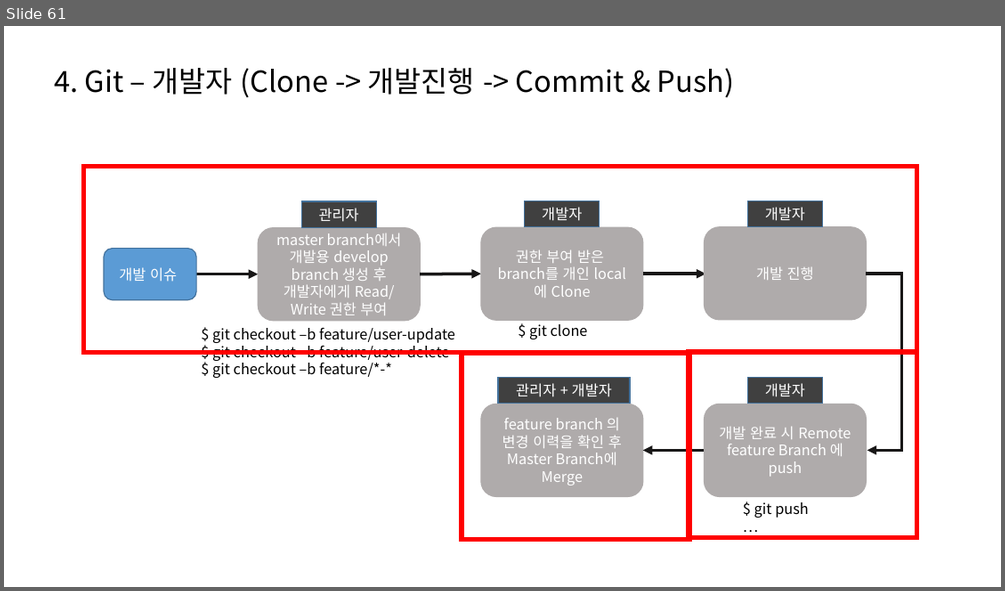
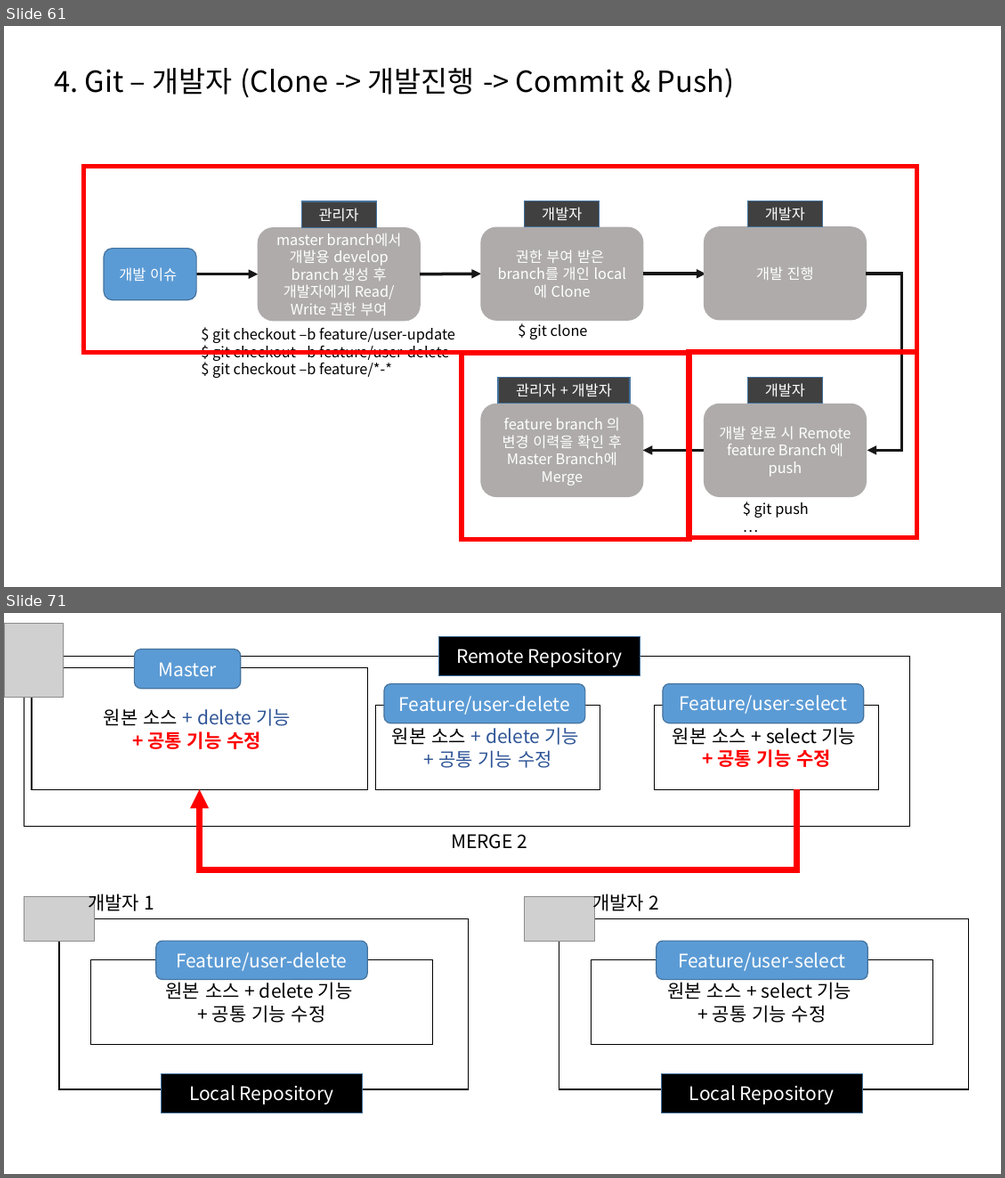
Before and after one commit to SungIn-Shin/git_powerpoint, a slide deck: git_from_the_hell.pptx. Shown one above the other, each under a label of ours: slide 61 before the commit, slides 61 and 71 after it; the slides between them are not shown. The pictures are 1005x591 and 1005x1178 pixels, drawn with LibreOffice and Linux fonts; fonts in the diff are those of the drawing; grey boxes stand for pictures. Boxes give left, top, right and bottom in pixels: in the first picture for what was removed or moved away, otherwise in the second. Text is boxed around its words. In the diff, an @@ line names an element or a change of style, - is before the commit and + after.

```diff
--- a/git_from_the_hell.pptx
+++ b/git_from_the_hell.pptx
@@ slide 71 added at (x1=4, y1=613, x2=1001, y2=1174), background #FFFFFF @@
@@ picture added at (x1=5, y1=624, x2=64, y2=697) @@
@@ rectangle added at (x1=438, y1=636, x2=640, y2=676), fill #000000, outline #43739E 1 pt, 18 pt, text #FFFFFF @@
+Remote Repository
@@ rectangle added at (x1=24, y1=656, x2=910, y2=826), outline #000000 1 pt @@
@@ rounded rectangle added at (x1=134, y1=649, x2=241, y2=689), fill #5B9BD5, outline #43739E 1 pt, 18 pt, text #FFFFFF @@
+Master
@@ rectangle added at (x1=32, y1=668, x2=367, y2=789), outline #000000 1 pt, 18 pt, text #2F5597 @@
+원본 소스 + delete 기능
++ 공통 기능 수정
@@ rounded rectangle added at (x1=384, y1=684, x2=585, y2=723), fill #5B9BD5, outline #43739E 1 pt, 18 pt, text #FFFFFF @@
+Feature/user-delete
@@ rounded rectangle added at (x1=663, y1=684, x2=864, y2=723), fill #5B9BD5, outline #43739E 1 pt, 18 pt, text #FFFFFF @@
+Feature/user-select
@@ rectangle added at (x1=376, y1=705, x2=600, y2=789), outline #000000 1 pt, 18 pt, text #2F5597 @@
+원본 소스 + delete 기능
++ 공통 기능 수정
@@ rectangle added at (x1=655, y1=705, x2=879, y2=789), outline #000000 1 pt, 18 pt, text #000000 @@
+원본 소스 + select 기능
++ 공통 기능 수정
@@ elbow arrow added from (797, 789) to (199, 789), #FF0000 6 pt @@
@@ text added at (x1=451, y1=834, x2=527, y2=849), 18 pt, text #000000 @@
+MERGE 2
@@ picture added at (x1=24, y1=896, x2=95, y2=941) @@
@@ text added at (x1=88, y1=893, x2=155, y2=914), 18 pt, text #000000 @@
+개발자 1
@@ picture added at (x1=525, y1=896, x2=595, y2=941) @@
@@ text added at (x1=592, y1=893, x2=660, y2=914), 18 pt, text #000000 @@
+개발자 2
@@ rectangle added at (x1=59, y1=919, x2=469, y2=1089), outline #000000 1 pt @@
@@ rectangle added at (x1=559, y1=919, x2=969, y2=1089), outline #000000 1 pt @@
@@ rounded rectangle added at (x1=156, y1=941, x2=367, y2=980), fill #5B9BD5, outline #43739E 1 pt, 18 pt, text #FFFFFF @@
+Feature/user-delete
@@ rounded rectangle added at (x1=656, y1=941, x2=867, y2=980), fill #5B9BD5, outline #43739E 1 pt, 18 pt, text #FFFFFF @@
+Feature/user-select
@@ rectangle added at (x1=90, y1=960, x2=433, y2=1045), outline #000000 1 pt, 18 pt, text #000000 @@
+원본 소스 + delete 기능
++ 공통 기능 수정
@@ rectangle added at (x1=591, y1=960, x2=933, y2=1045), outline #000000 1 pt, 18 pt, text #000000 @@
+원본 소스 + select 기능
++ 공통 기능 수정
@@ rectangle added at (x1=161, y1=1074, x2=363, y2=1113), fill #000000, outline #43739E 1 pt, 18 pt, text #FFFFFF @@
+Local Repository
@@ rectangle added at (x1=662, y1=1074, x2=863, y2=1113), fill #000000, outline #43739E 1 pt, 18 pt, text #FFFFFF @@
+Local Repository
```
Also in this commit, not shown: 1 slide changed, 12 other slides added, 2 slides removed.
